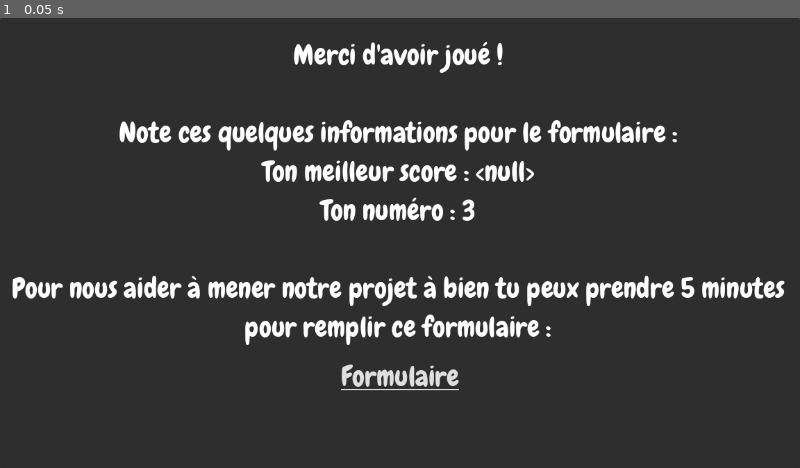
Above: before the commit, frame 1.
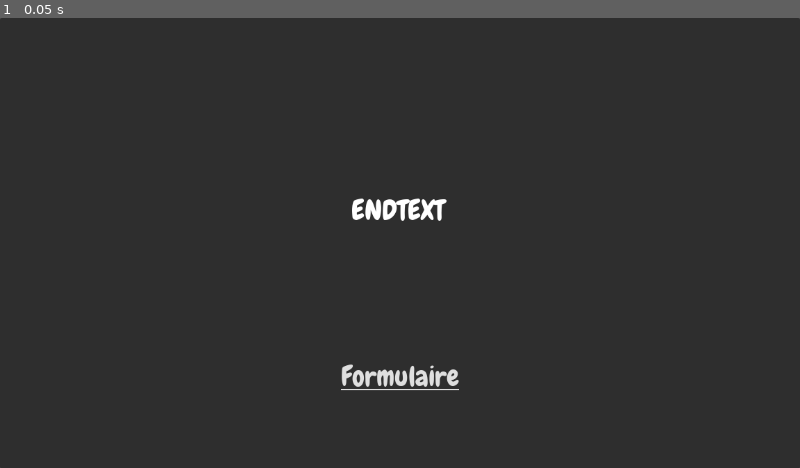
Above: after the commit, the same moment.

Repository: LaClimSx/Back-to-the-roots
Game: Godot game, scene res://Scenes/end_scene.tscn
The game is run twice, just before and just after one commit, with the same random seed, the same clock (stepped at 60 frames per second) and the same inputs. This scene is started directly instead of the project's main scene.
Inputs:
- Up to frame 1 (0.05 s): no input

The runs differ from the first frame. In frame 1, 7.3% of the frame differs, in the area x 1-99%, y 5-73%.

Commit message:
feat : i18n part 1

Diff:
--- a/Scripts/canvas_layer.gd
+++ b/Scripts/canvas_layer.gd
@@ -3,19 +3,18 @@
 @onready var inventory = $Inventory
 
 func _ready() -> void:
-	$ScoreObjective.text = "Score des devs : " + str(Global.dev_score)
+	$ScoreObjective.text = tr("DEV_SCORE").format({"dev_score": Global.dev_score})
 
-func _input(event):
-	if event.is_action_pressed("toggle_inventory"):
-		inventory.close() if inventory.isOpen else inventory.open()
+#func _input(event):
+#	if event.is_action_pressed("toggle_inventory"):
+#		inventory.close() if inventory.isOpen else inventory.open()
 
-func _on_inventory_score_updated(): #TODO: Win condition
-	#TODO : See if we display the indicator here or in the inventory
-	$ScoreCounter.text = "Score : " + str(Global.score)
+func _on_inventory_score_updated():
+	$ScoreCounter.text = tr("SCORE").format({"score": Global.score})
 
 func _process(delta):
 	var time_left = Global.timer.time_left
 	var min: String = str(int(time_left) / 60)
 	var sec_nbr = int(time_left) % 60
 	var sec : String = str(sec_nbr) if sec_nbr >= 10 else "0" + str(sec_nbr)
-	$TimeLeft.text = "Temps restant : " + str(min) + " min " + str(sec)
+	$TimeLeft.text = tr("TIME_LEFT").format({"min": min, "sec": sec})
--- a/Scripts/end.gd
+++ b/Scripts/end.gd
@@ -10,11 +10,4 @@
 # Called every frame. 'delta' is the elapsed time since the previous frame.
 func _process(delta: float) -> void:
 	score = Global.scores.max()
-	$"Panel/text fin".text = "Merci d'avoir joué !
-
-	Note ces quelques informations pour le formulaire :
-	Ton meilleur score : " + str(score) + "
-	Ton numéro : " + str(Global.game_variation) + "
-
-	Pour nous aider à mener notre projet à bien tu peux prendre 5 minutes pour remplir ce formulaire :
-	"
+	$"Panel/text fin".text = tr("ENDTEXT").format({"score" : score, "game_var": Global.game_variation})
--- a/Scripts/etabli.gd
+++ b/Scripts/etabli.gd
@@ -8,7 +8,7 @@
 	corresponding_item_name = ""
 	repair_label = $RepairLabel
 	interact_label = $InteractLabel
-	interact_label.text = "Appuyez sur \"Espace\" pour réparer vos outils" if Global.reparability else "Appuyez sur \"Espace\" pour fabriquer des outils"
+	interact_label.text = tr("REPAIR_TOOLS_SPACE") if Global.reparability else tr("CRAFT_TOOLS_SPACE")
 	super()
 
 
--- a/Scripts/interact_menu_etabli.gd
+++ b/Scripts/interact_menu_etabli.gd
@@ -34,7 +34,7 @@
 	$Control/repair_hoe.disabled = true
 	$Control/repair_bucket.disabled = true
 	$Control/repair_hammer.disabled = true
-	$Control/etabli_title.text = "Répare tes outils" if Global.reparability else "Fabrique des outils"
+	$Control/etabli_title.text = tr("REPAIR_TOOLS") if Global.reparability else tr("CRAFT_TOOLS")
 
 
 # Called every frame. 'delta' is the elapsed time since the previous frame.
@@ -52,7 +52,7 @@
 			var wood_label : RichTextLabel = $Control.get_node("wood_" + key)
 			var stone_label : RichTextLabel = $Control.get_node("stone_" + key)
 			var button : Button = $Control.get_node("repair_" + key)
-			button.text = "Fabriquer"
+			button.text = tr("CRAFT")
 			if tools[key]:
 				button.disabled = true
 				tools_repair_cost[key] = {"wood": 0, "stone": 0}
@@ -62,8 +62,8 @@
 					tools_repair_cost[key] = {"wood": 6, "stone": 0}
 				else:
 					tools_repair_cost[key] = {"wood": 2, "stone": 4}
-			wood_label.text = "x" + str(tools_repair_cost[key]["wood"]) + " bois"
-			stone_label.text = "x" + str(tools_repair_cost[key]["stone"]) + " pierres"
+			wood_label.text = tr("WOOD_COST").format({"wood_cost": tools_repair_cost[key]["wood"]})
+			stone_label.text = tr_n("STONE_COST", "STONE_COST_N", tools_repair_cost[key]["stone"]).format({"stone_cost": tools_repair_cost[key]["stone"]})
 		return
 
 	#If reparability
@@ -74,7 +74,7 @@
 		var wood_label : RichTextLabel = $Control.get_node("wood_" + name)
 		var stone_label : RichTextLabel = $Control.get_node("stone_" + name)
 		var button : Button = $Control.get_node("repair_" + name)
-		button.text = "Réparer"
+		button.text = tr("REPAIR")
 
 		if state == Building.STATE.good || !Global.efficiency_decline:
 			var mult: int = 2 - tool.state
@@ -82,8 +82,8 @@
 				tools_repair_cost[name] = {"wood": 3 * mult, "stone": 0}
 			else:
 				tools_repair_cost[name] = {"wood": 1 * mult, "stone": 2 * mult}
-			wood_label.text = "x" + str(tools_repair_cost[name]["wood"]) + " bois"
-			stone_label.text = "x" + str(tools_repair_cost[name]["stone"]) + " pierres"
+			wood_label.text = tr("WOOD_COST").format({"wood_cost": tools_repair_cost[name]["wood"]})
+			stone_label.text = tr_n("STONE_COST", "STONE_COST_N", tools_repair_cost[name]["stone"]).format({"stone_cost": tools_repair_cost[name]["stone"]})
 			if (mult == 0) || (nb_wood < tools_repair_cost[name]["wood"]) || (nb_stone < tools_repair_cost[name]["stone"]):
 				button.disabled = true
 			else:
@@ -97,8 +97,8 @@
 				tools_repair_cost[name] = {"wood": 2 * mult, "stone": 4 * mult}
 			wood_label.bbcode_enabled = true
 			stone_label.bbcode_enabled = true
-			wood_label.bbcode_text = "[s][color=gray]x" + str(tools_repair_cost[name]["wood"]/2) + "[/color][/s]" + " x" + str(tools_repair_cost[name]["wood"]) + " bois"
-			stone_label.bbcode_text = "[s][color=gray]x" + str(tools_repair_cost[name]["stone"]/2) + "[/color][/s]" + " x" + str(tools_repair_cost[name]["stone"]) + " pierres"
+			wood_label.bbcode_text = "[s][color=gray]x" + str(tools_repair_cost[name]["wood"]/2) + "[/color][/s]" + " x" + str(tools_repair_cost[name]["wood"]) + " " + tr("WOOD")
+			stone_label.bbcode_text = "[s][color=gray]x" + str(tools_repair_cost[name]["stone"]/2) + "[/color][/s]" + " x" + str(tools_repair_cost[name]["stone"]) + " " + tr("STONE")
 			if (mult == 0) || (nb_wood < tools_repair_cost[name]["wood"]) || (nb_stone < tools_repair_cost[name]["stone"]):
 				button.disabled = true
 			else:
--- /dev/null
+++ b/i18n.csv
@@ -0,0 +1,16 @@
+keys;en;fr
+DEV_SCORE;Dev score: {dev_score};Score des devs : {dev_score}
+SCORE;Score: {score};Score : {score}
+TIME_LEFT;Time left: {min} min {sec};Temps restant : {min} min {sec}
+END_TEXT;Thanks for playing! \n\nWrite down this information for the form: \nYour best score: {score} \nYour number: {game_var} \n\nTo help us carry out our project successfully, you can take 5 minutes to fill out this form:;Merci d'avoir joué ! \n\nNote ces quelques informations pour le formulaire : \nTon meilleur score : {score} \nTon numéro : {game_var} \n\nPour nous aider à mener notre projet à bien tu peux prendre 5 minutes pour remplir ce formulaire :
+REPAIR_TOOLS_SPACE;"Press ""Space"" to repair your tools";"Appuyez sur ""Espace"" pour réparer vos outils"
+CRAFT_TOOLS_SPACE;"Press ""Space"" to craft tools";"Appuyez sur """"Espace"""" pour fabriquer des outils"
+REPAIR_TOOLS;Repair your tools;Répare tes outils
+CRAFT_TOOLS;Craft tools;Fabrique des outils
+REPAIR;Repair;Réparer
+CRAFT;Craft;Fabriquer
+WOOD_COST;x{wood_cost} wood;x{wood_cost} bois
+STONE_COST;x{stone_cost} stone;x{stone_cost} pierre
+STONE_COST_N;x{stone_cost} stone;x{stone_cost} pierres
+WOOD;wood;bois
+STONE;stone;pierres
--- a/project.godot
+++ b/project.godot
@@ -132,6 +132,11 @@
 ]
 }
 
+[internationalization]
+
+locale/translations=PackedStringArray("res://i18n.en.translation", "res://i18n.fr.translation")
+locale/test="fr"
+
 [rendering]
 
 renderer/rendering_method="gl_compatibility"
Not shown, added: i18n.csv.import
Binary file added: i18n.en.translation
Binary file added: i18n.fr.translation
